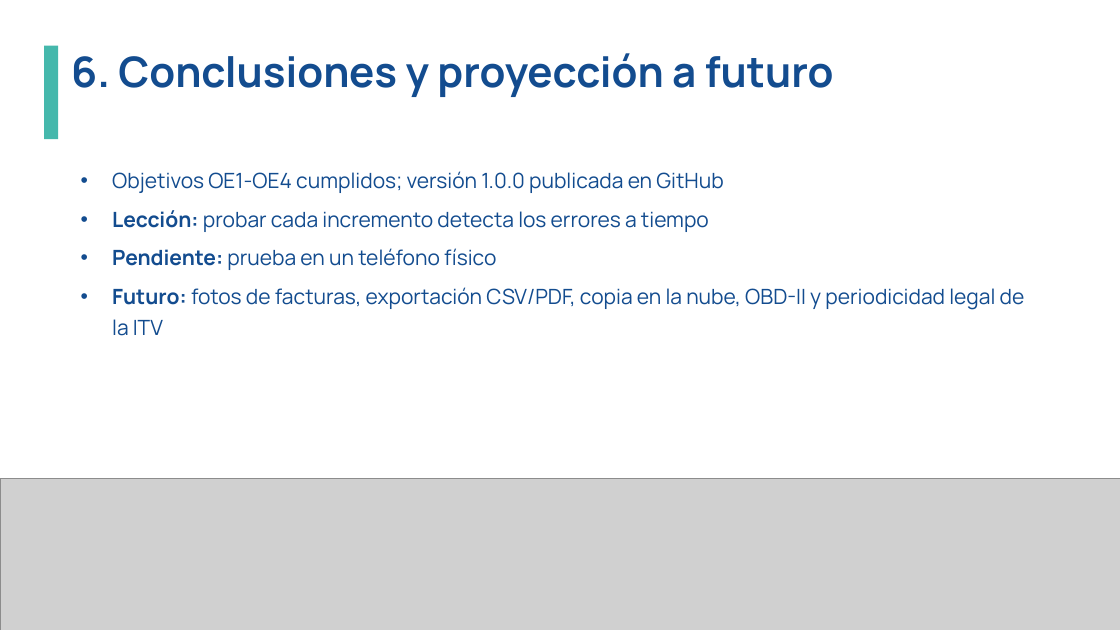
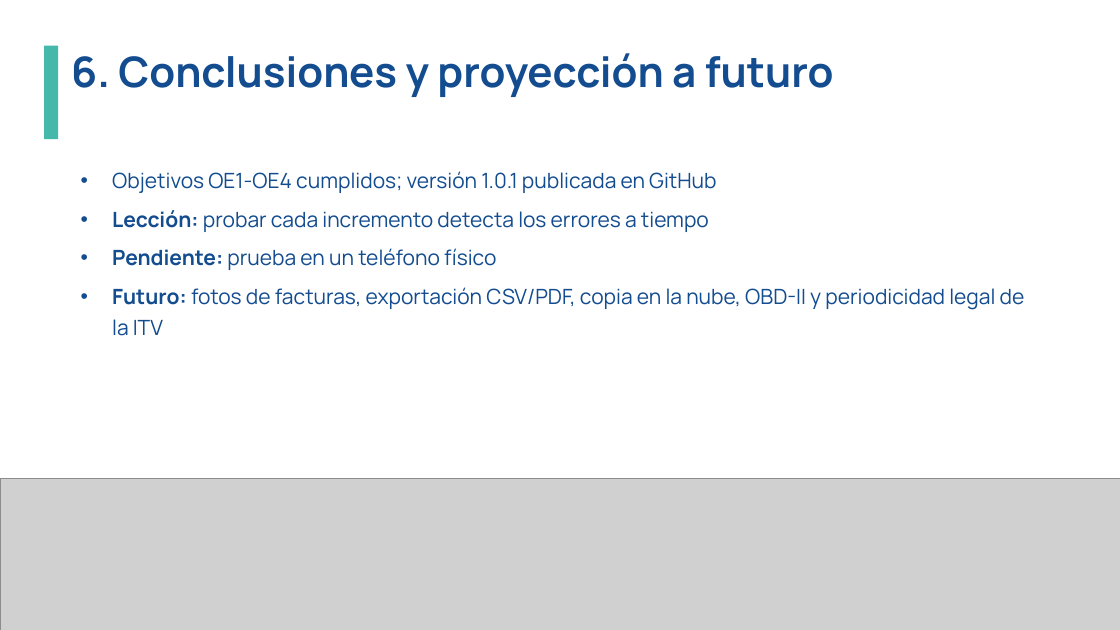
Before and after one commit to LilShaolin/AutoCuida, a slide deck: slide 13 of presentacion/AutoCuida_Presentacion.pptx. Drawn at 1120x630 pixels with LibreOffice and Linux fonts; fonts in the diff are those of the drawing; grey boxes stand for pictures; background and template pictures are left out. Boxes give left, top, right and bottom in pixels: in the first picture for what was removed or moved away, otherwise in the second. Text is boxed around its words. In the diff, an @@ line names an element or a change of style, - is before the commit and + after.

Commit message:
Actualizar la documentación a la versión 1.0.1
- Trabajo escrito: figuras y diagramas a mayor resolución, citas APA de todas las referencias, recuentos de pruebas y diario de la revisión final.
- Presentación: diapositivas de diseño, planificación, tecnologías y agradecimientos rediseñadas.
- Manuales regenerados, README, matriz de requisitos y bibliografía actualizados.
- Reorganización de la carpeta de documentación.

```diff
--- a/presentacion/AutoCuida_Presentacion.pptx
+++ b/presentacion/AutoCuida_Presentacion.pptx
@@ text at (112, 171, 716, 193): text changed @@
-• Objetivos OE1-OE4 cumplidos; versión 1.0.0 publicada en GitHub
+• Objetivos OE1-OE4 cumplidos; versión 1.0.1 publicada en GitHub
```
Also in this commit, not shown: 5 other slides changed, 21 other files.
